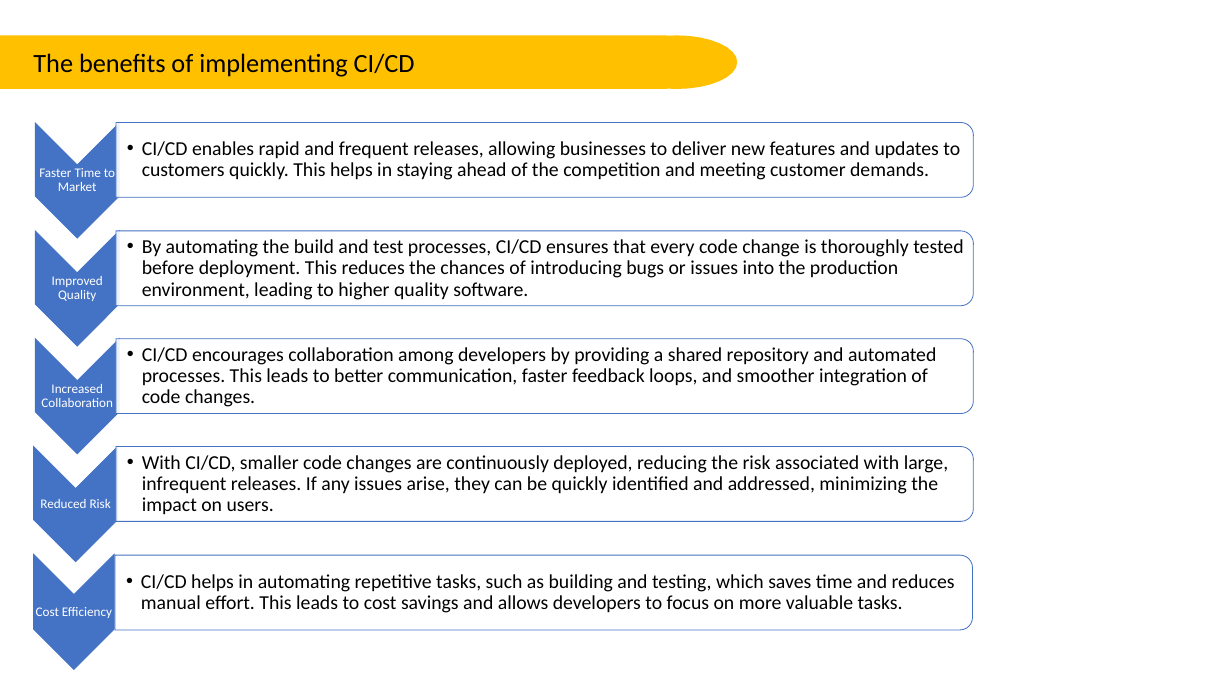
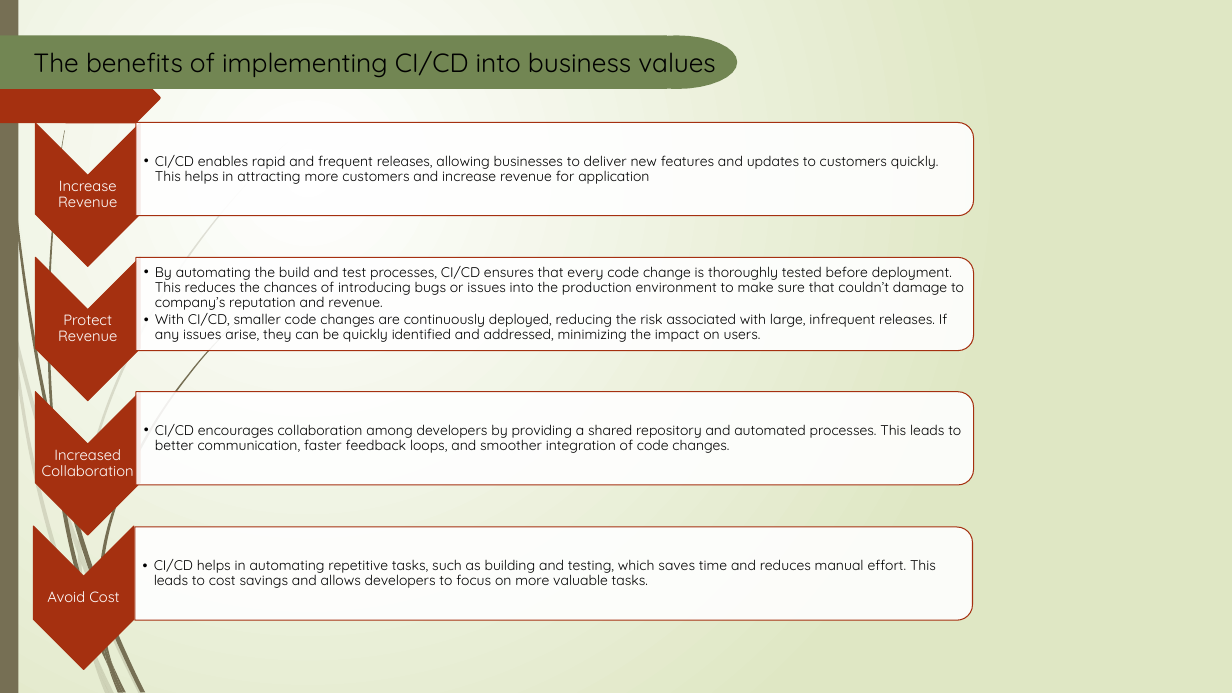
Before and after one commit to ttduyk13/CloudDevopsEngin-Project3, a slide deck: slide 4 of Presentation.pptx. Drawn at 1232x693 pixels with LibreOffice and Linux fonts; fonts in the diff are those of the drawing. Boxes give left, top, right and bottom in pixels: in the first picture for what was removed or moved away, otherwise in the second. Text is boxed around its words. In the diff, an @@ line names an element or a change of style, - is before the commit and + after.

```diff
--- a/Presentation.pptx
+++ b/Presentation.pptx
@@ background #FFFFFF to gradient #FFFFFF to #DFE8C4 @@
@@ rectangle added at (0,0,18,693), fill #766F54 @@
@@ freeform shape at (0,36,667,89): fill #FFC000 to #728653 @@
@@ text at (33,51,715,77): text changed; font Calibri to Quicksand @@
-The benefits of implementing CI/CD
+The benefits of implementing CI/CD into business values
@@ freeform shape at (616,36,737,89): fill #FFC000 to #728653 @@
@@ freeform shape added at (0,72,160,124), fill #A53010 @@
@@ chevron: place and size @@
-chevron at (35,123,119,238)
+chevron at (35,123,140,266)
@@ round same rect: place and size @@
-round same rect at (116,122,973,197)
+round same rect at (136,123,973,216)
@@ text at (155,155,939,184): text changed; size 24 to 17 pt; font Calibri to Quicksand @@
-  •• CI/CD enables rapid and frequent releases, allowing businesses to deliver new features and updates to customers quickly. This helps in staying ahead of the competition and meeting customer demands.
+  •• CI/CD enables rapid and frequent releases, allowing businesses to deliver new features and updates to customers quickly. This helps in attracting more customers and increase revenue for application
@@ text added at (58,180,117,207), 18 pt, text #FFFFFF @@
+Increase Revenue
@@ chevron: place and size @@
-chevron at (35,231,119,346)
+chevron at (35,257,140,401)
@@ round same rect: place and size @@
-round same rect at (116,231,973,305)
+round same rect at (136,257,973,350)
@@ text at (155,266,964,342): text changed; size 24 to 17 pt; font Calibri to Quicksand @@
-  •• By automating the build and test processes, CI/CD ensures that every code change is thoroughly tested before deployment. This reduces the chances of introducing bugs or issues into the production environment, leading to higher quality software.
+  •• By automating the build and test processes, CI/CD ensures that every code change is thoroughly tested before deployment. This reduces the chances of introducing bugs or issues into the production environment to make sure that couldn’t damage to company’s reputation and revenue.
+  •• With CI/CD, smaller code changes are continuously deployed, reducing the risk associated with large, infrequent releases. If any issues arise, they can be quickly identified and addressed, minimizing the impact on users.
@@ text added at (58,314,117,341), 18 pt, text #FFFFFF @@
+Protect Revenue
@@ fill #4472C4 to #A53010; outline #4472C4 1 pt to #A53010 1.25 pt in 4 elements at (33,526,134,669), (35,123,140,266), (35,257,140,401), (35,392,140,535) @@
@@ chevron: place and size @@
-chevron at (33,447,117,562)
+chevron at (35,392,140,535)
@@ text "CI/CD encourages collaboration among developers ..." at (155,424,961,453): size 24 to 17 pt, font Calibri to Quicksand; indent changed; less space between paragraphs @@
@@ text "CI/CD encourages collaboration among developers ...": place and size @@
-text "CI/CD encourages collaboration among developers ..." at (142,347,936,407)
+text "CI/CD encourages collaboration among developers ..." at (155,424,961,453)
@@ outline #4472C4 1 pt to #A53010 1.25 pt in 4 elements at (136,123,973,216), (135,527,972,620), (136,257,973,350), (136,392,973,485) @@
@@ round same rect: place and size @@
-round same rect at (116,447,973,521)
+round same rect at (136,392,973,485)
@@ text "Increased Collaboration": place and size @@
-text "Increased Collaboration" at (41,384,113,407)
+text "Increased Collaboration" at (42,449,134,476)
@@ text "Increased Collaboration" at (42,449,134,476): size 16 to 18 pt, font Calibri to Quicksand @@
@@ group removed at (35,168,973,515): 4 texts, 1 chevron, 1 round same rect @@
-Faster Time to Market
-Improved Quality
-Reduced Risk
-  •• With CI/CD, smaller code changes are continuously deployed, reducing the risk associated with large, infrequent releases. If any issues arise, they can be quickly identified and addressed, minimizing the impact on users.
@@ chevron: place and size @@
-chevron at (34,555,114,670)
+chevron at (33,526,134,669)
@@ text "CI/CD helps in automating repetitive ...": place and size @@
-text "CI/CD helps in automating repetitive ..." at (141,574,955,613)
+text "CI/CD helps in automating repetitive ..." at (154,559,936,588)
@@ text "CI/CD helps in automating repetitive ..." at (154,559,936,588): size 24 to 17 pt, font Calibri to Quicksand; indent changed; less space between paragraphs @@
@@ round same rect: place and size @@
-round same rect at (115,555,972,630)
+round same rect at (135,527,972,620)
@@ text at (47,591,119,602): text changed; size 16 to 18 pt; font Calibri to Quicksand @@
-Cost Efficiency
+Avoid Cost
@@ group added at (0,142,288,693): 10 freeform shapes @@
@@ group added at (3,0,241,693): 12 freeform shapes @@
```
Also in this commit, not shown: 3 other slides changed, 1 slide added, 8 other files.
